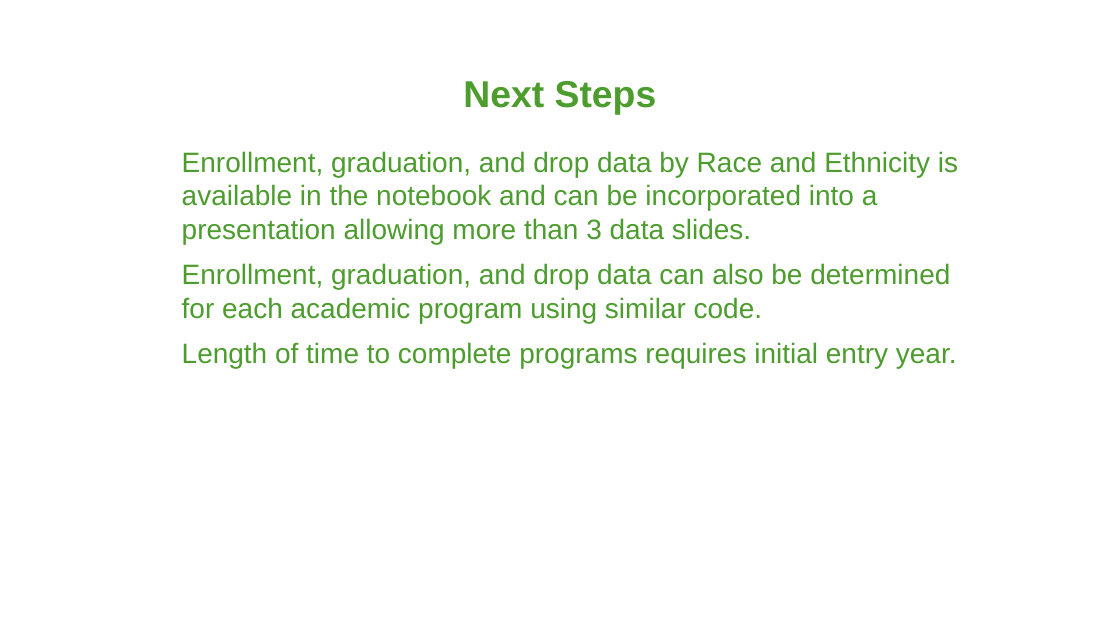
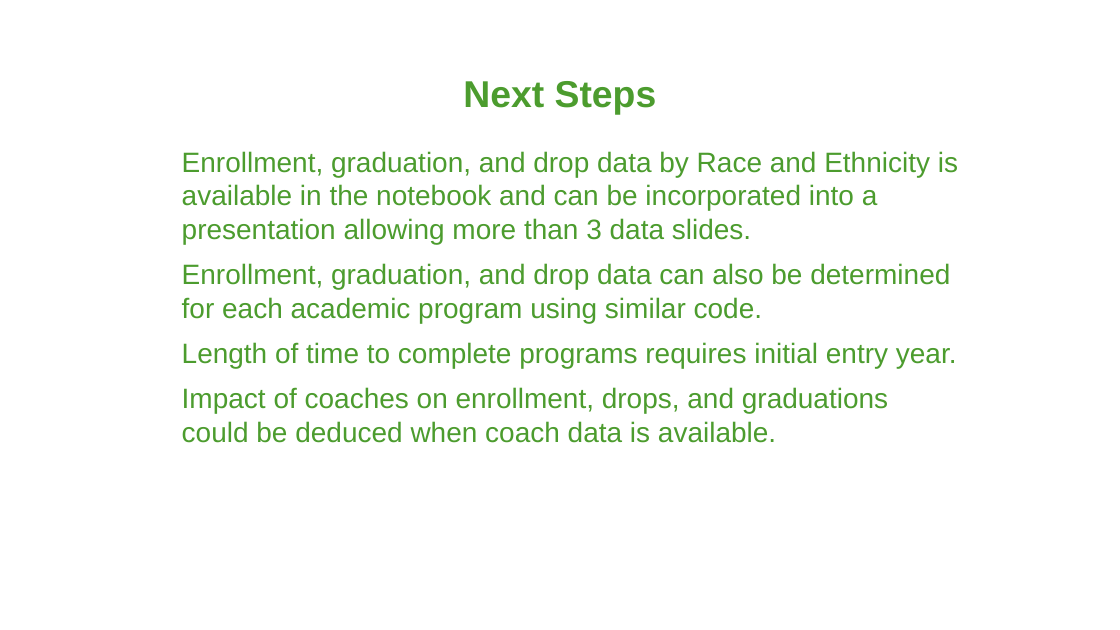
Before and after one commit to RossHyman/Springboard, a slide deck: slide 11 of Truman/Hyman_ECE Data Strategist Task 090622.pptx. Drawn at 1120x630 pixels with LibreOffice and Linux fonts; fonts in the diff are those of the drawing; background and template pictures are left out. Boxes give left, top, right and bottom in pixels: in the first picture for what was removed or moved away, otherwise in the second. Text is boxed around its words. In the diff, an @@ line names an element or a change of style, - is before the commit and + after.

Commit message:
enrollment and sort fixed

```diff
--- a/Truman/Hyman_ECE Data Strategist Task 090622.pptx
+++ b/Truman/Hyman_ECE Data Strategist Task 090622.pptx
@@ text at (182, 387, 888, 443): paragraph added @@
+Impact of coaches on enrollment, drops, and graduations could be deduced when coach data is available.
```
Also in this commit, not shown: 8 other slides changed, 1 slide added, 1 slide removed, 4 other files.
